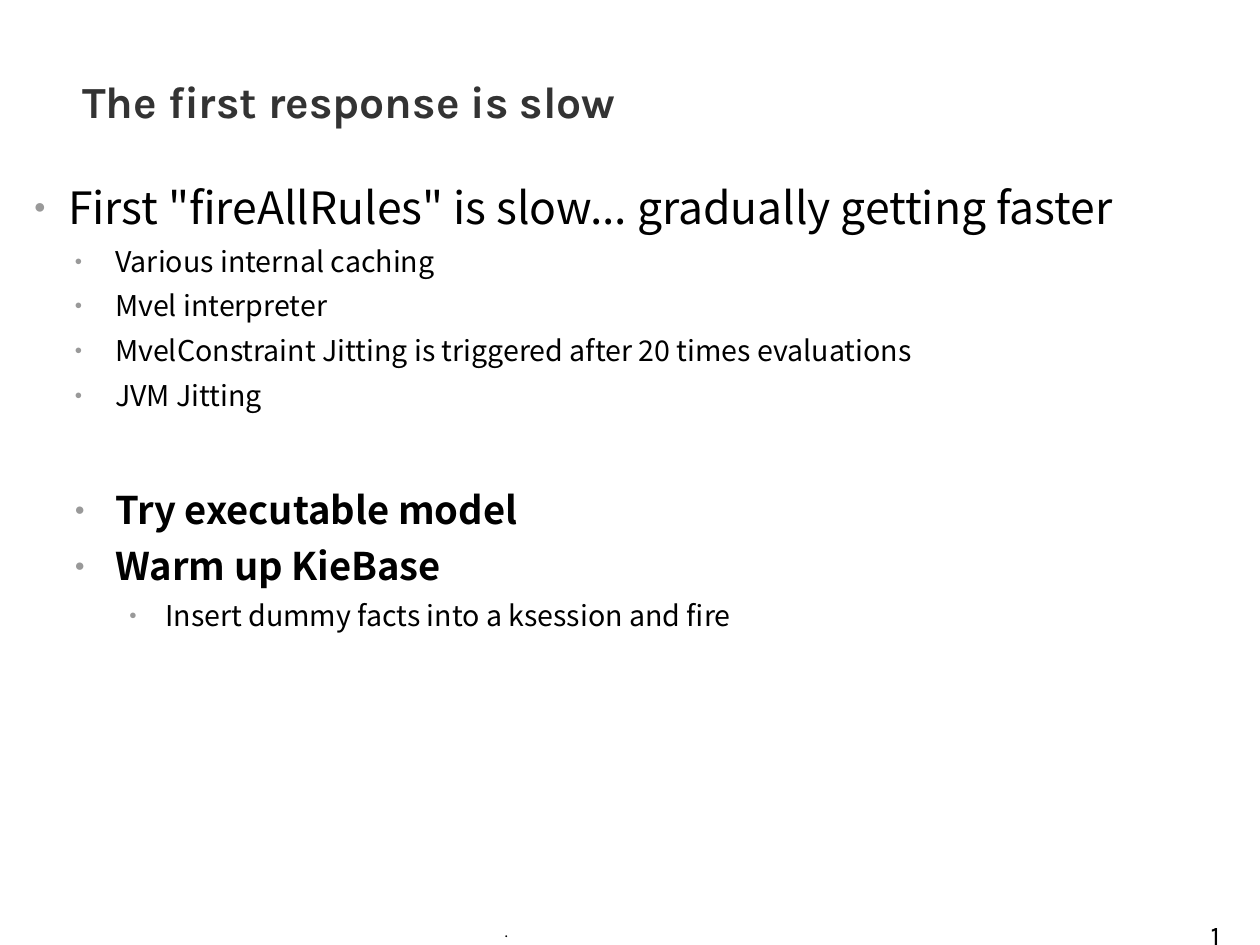
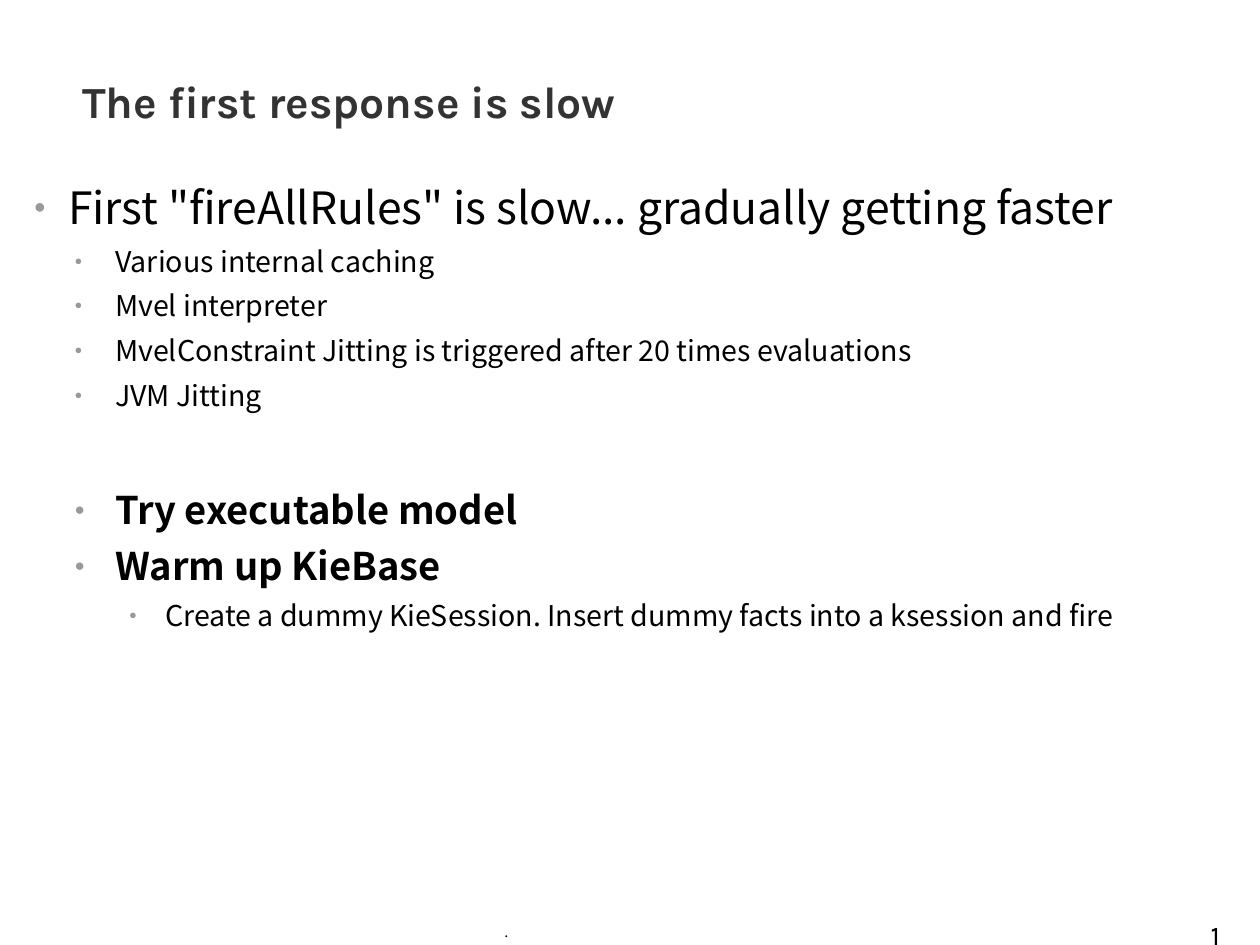
Before and after one commit to tkobayas/kie-live, a slide deck: slide 18 of 2021_Drools_trouble_shooting.odp. Drawn at 1260x945 pixels with LibreOffice and Linux fonts; fonts in the diff are those of the drawing; background and template pictures are left out. Boxes give left, top, right and bottom in pixels: in the first picture for what was removed or moved away, otherwise in the second. Text is boxed around its words. In the diff, an @@ line names an element or a change of style, - is before the commit and + after.

```diff
--- a/2021_Drools_trouble_shooting.odp
+++ b/2021_Drools_trouble_shooting.odp
@@ text at (165,603,1113,633): text changed @@
-    ● Insert dummy facts into a ksession and fire
+    ● Create a dummy KieSession. Insert dummy facts into a ksession and fire
```
Also in this commit, not shown: 7 other slides changed, 1 slide added, 30 other files.
